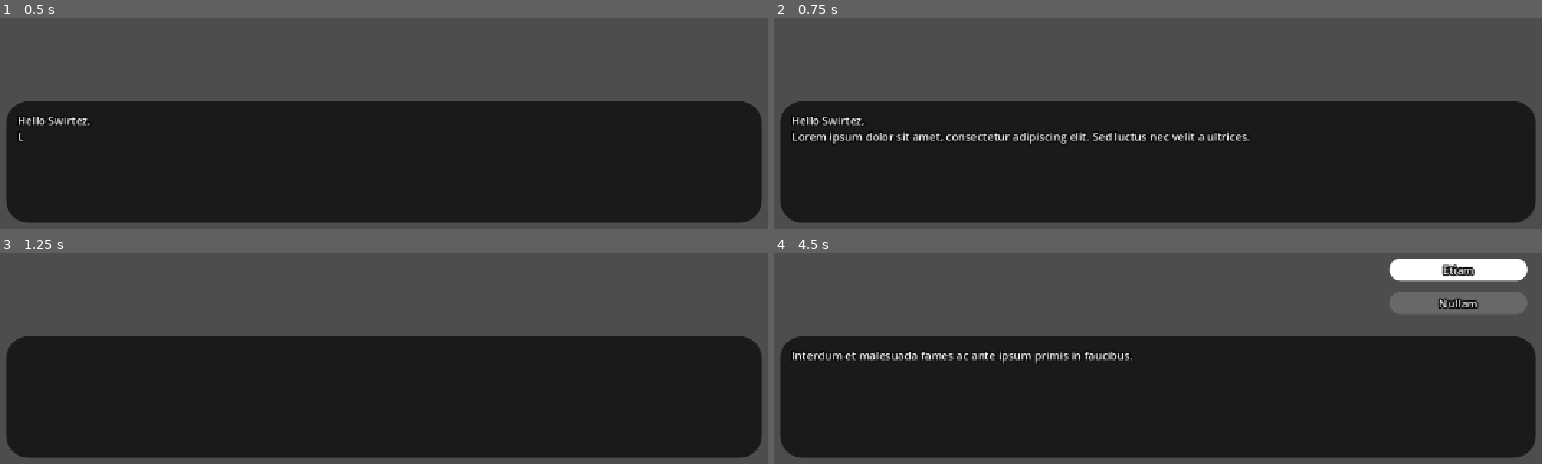
Above: before the commit, frames 1-4 (two rows, left to right).
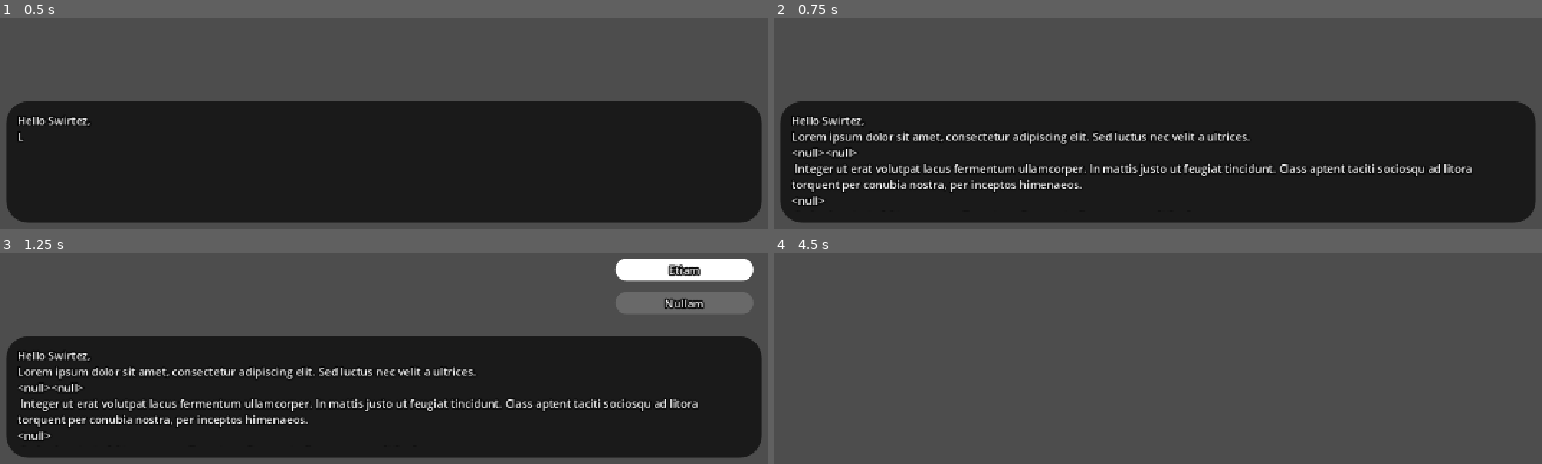
Above: after the commit, the same moments.

Repository: master172/NewDialogueSystem
Game: Godot game, scene res://tests/dialogue_testing.tscn
Same seed, same stepped clock (60 frames per second), same inputs: the game is played once before the commit and once after it. The project has no main scene, so this scene is started directly.
Inputs:
- Up to frame 1 (0.5 s): no input
- Up to frame 2 (0.75 s): tap Enter (ui_accept) at 0.5 s; hold Up (ui_up) from 0.53 s (still down)
- Up to frame 3 (1.25 s): keep holding Up (ui_up); tap Enter (ui_accept) at 0.77 s
- Up to frame 4 (4.5 s): tap Enter (ui_accept) at 1.25, 1.52, 2, 3.02, 3.5, 3.77, 4.25 s; release Up (ui_up) at 1.28 s; hold Down (ui_down) 1.28-2.03 s; hold Up (ui_up) 2.03-3.53 s; hold Down (ui_down) from 3.53 s (still down)

Frame 1 is identical in both runs. In frame 2, 3.0% of the frame differs, in the area x 2-91%, y 62-89%; in frame 3, 8.0%; in frame 4, 60%, in the area x 0-100%, y 2-98%.
Error after the commit: Assertion failed: Expeceted expression. (res://src/dialogue_expression_evaluator/parser/DEParser.gd:48)

Commit message:
try integrating the text parser (buggy currently)

Diff:
--- a/src/runtime/dialogue_runtime.gd
+++ b/src/runtime/dialogue_runtime.gd
@@ -42,7 +42,6 @@
 var dialogue_context:DialogueContext = DialogueContext.new()
 
 func _ready() -> void:
-	VariableParser.init_symbol_regex()
 	current_state = STATES.INACTIVE
 
 	dialogue_context.dialog_box_interface = dialog_box
--- a/src/runtime/dialogue_runtime.tscn
+++ b/src/runtime/dialogue_runtime.tscn
@@ -10,6 +10,7 @@
 [ext_resource type="Script" uid="uid://dftq1ftjsoeam" path="res://src/runtime/expression_interface.gd" id="8_dofin"]
 [ext_resource type="Script" uid="uid://cwaxatpba6s8c" path="res://src/dialogue_expression_evaluator/expression_evaluator.gd" id="9_t8sqj"]
 [ext_resource type="Script" uid="uid://d3ojvsud7670m" path="res://src/dialogue_expression_evaluator/evaluator/DEEvaluator.gd" id="10_u26y0"]
+[ext_resource type="Script" uid="uid://b1hdyxcce5bv3" path="res://src/runtime/text_parser_interface.gd" id="11_u26y0"]
 
 [sub_resource type="StyleBoxFlat" id="StyleBoxFlat_34jt8"]
 bg_color = Color(0.101960786, 0.101960786, 0.101960786, 1)
@@ -134,3 +135,6 @@
 [node name="DEEvaluator" type="Node" parent="ExpressionInterface" unique_id=892546741]
 script = ExtResource("10_u26y0")
 metadata/_custom_type_script = "uid://d3ojvsud7670m"
+
+[node name="TextParserInterface" type="Node" parent="." unique_id=1731786588]
+script = ExtResource("11_u26y0")
--- /dev/null
+++ b/src/runtime/text_parser_interface.gd
@@ -0,0 +1,89 @@
+extends Node
+class_name TextParser
+
+class TextSource:
+	var start:int = -1
+	var pos:int = -1
+	var text:String = ""
+	var context:DialogueContext
+
+	func _init(begin:int,position:int,input:String,requirements:DialogueContext) -> void:
+		start = begin
+		pos = position
+		text = input
+		context = requirements
+
+static func parse(text:String,context:DialogueContext)->String:
+	var source:TextSource = TextSource.new(0,0,text,context)
+	var returning_parts:PackedStringArray
+
+	while is_in_bounds(source):
+		returning_parts.append(parse_loop(source))
+
+	var returning_string:String = "".join(returning_parts)
+
+	return returning_string
+
+static func parse_loop(source:TextSource)->String:
+	source.start = source.pos
+	var current_char:String = source.text[source.pos]
+	match current_char:
+		"{":
+			return parse_variables(source)
+		"[":
+			return parse_expressions(source)
+		_:
+			return parse_text(source)
+
+static func parse_expressions(source:TextSource)->String:
+	var end_found:bool = false
+
+	while is_in_bounds(source):
+		var c:String = source.text[source.pos]
+		if c == "]":
+			end_found = true
+			source.pos += 1
+			break
+
+		source.pos += 1
+
+	if not end_found:
+		push_error("expression declaration not terminated with ]")
+		return ""
+
+	var expression:String =  source.text.substr(source.start + 1, (source.pos -source.start) -2)
+	return str(source.context.expression_interface.evaluate(expression))
+
+static func parse_text(source:TextSource)->String:
+	while is_in_bounds(source):
+		var c:String = source.text[source.pos]
+		if is_non_expression_character(c):
+			break
+		source.pos += 1
+
+	return source.text.substr(source.start,source.pos-source.start)
+
+static func parse_variables(source:TextSource)->String:
+	var end_found:bool = false
+
+	while is_in_bounds(source):
+		var c:String = source.text[source.pos]
+		if c == "}":
+			end_found = true
+			source.pos += 1
+			break
+
+		source.pos += 1
+
+	if not end_found:
+		push_error("variable declaration not terminated with }")
+		return ""
+
+	var identifier_name:String =  source.text.substr(source.start + 1, (source.pos -source.start) -2)
+	return str(source.context.variable_interface.get_from_dictionary(identifier_name))
+
+static func is_non_expression_character(c:String)->bool:
+	return c == "{" or c == "["
+
+static func is_in_bounds(source:TextSource)->bool:
+	return source.pos < source.text.length()
--- a/src/runtime/variable_interface.gd
+++ b/src/runtime/variable_interface.gd
@@ -67,3 +67,27 @@
 	var last:int = path.size() -1
 	var key:String = path[last]
 	return pointer.has(key)
+
+func erase_from_dictionary(input:String)->bool:
+	var path:PackedStringArray = input.split(".")
+	var pointer:Dictionary = variables
+
+	if path.is_empty():
+		push_error("empty path provided")
+		return false
+
+	if path.size() == 1:
+		return variables.erase(path[0])
+
+	for i:int in path.size() - 1:
+		if !pointer.has(path[i]):
+			return false
+
+		if !(pointer[path[i]] is Dictionary):
+			push_error("value in path is not dictionary")
+			return false
+
+		pointer = pointer[path[i]]
+
+	var key:String = path[path.size() - 1]
+	return pointer.erase(key)
--- a/src/script_templates/dialogue_nodes/core_nodes/dialogue_event_node.gd
+++ b/src/script_templates/dialogue_nodes/core_nodes/dialogue_event_node.gd
@@ -6,17 +6,17 @@
 
 func _enter(context:DialogueContext)->void:
 	var arguement_list:Array[Variant] = build_arguement_list(arguements,context)
-	context.event_interface.broadcast(VariableParser.replace_symbols(event_name,context.variable_interface),arguement_list)
+	context.event_interface.broadcast(TextParser.parse(event_name,context),arguement_list)
 
 func build_arguement_list(args:Dictionary[String,Variant],context:DialogueContext)->Array[Variant]:
 	var returning_list:Array[Variant] = []
 
 	for i:String in args.keys():
-		var result:Variant = VariableParser.replace_symbols(args[i],context.variable_interface)
-		if args[i] is String:
-			returning_list.append(result)
+		var value:Variant = args[i]
+		if value is String:
+			returning_list.append(TextParser.parse(value,context))
 		else:
-			returning_list.append(args[i])
+			returning_list.append(value)
 
 	return returning_list
 
--- a/src/script_templates/dialogue_nodes/core_nodes/dialogue_options_node.gd
+++ b/src/script_templates/dialogue_nodes/core_nodes/dialogue_options_node.gd
@@ -29,7 +29,7 @@
 
 func create_option_resource(option:DialogueOptionResource,context:DialogueContext)->UIOptionResource:
 	var returning_option:UIOptionResource = UIOptionResource.new()
-	returning_option.text = VariableParser.replace_symbols(option.text,context.variable_interface)
+	returning_option.text = TextParser.parse(option.text,context)
 	if not option.disabled_condtion.is_empty():
 		returning_option.disabled = context.expression_interface.evaluate(option.disabled_condtion)
 	else:
--- a/src/script_templates/dialogue_nodes/core_nodes/dialogue_text_node.gd
+++ b/src/script_templates/dialogue_nodes/core_nodes/dialogue_text_node.gd
@@ -9,7 +9,7 @@
 	if not context.dialog_box_interface.advance_signal.is_connected(advance_signal_recieved):
 		context.dialog_box_interface.advance_signal.connect(advance_signal_recieved)
 
-	var parsed_text:String = VariableParser.replace_symbols(text,context.variable_interface)
+	var parsed_text:String = TextParser.parse(text,context)
 	context.dialog_box_interface.display_dialog(parsed_text)
 
 
--- /dev/null
+++ b/tests/text_parser_text.gd
@@ -0,0 +1,18 @@
+extends Node2D
+
+@export var dialogue_expression_interface: DialogueExpressionInterface
+@export var dialogue_variable_interface: DialogueVariableInterface
+
+@export_multiline() var input:String
+var context:DialogueContext = DialogueContext.new()
+
+# Called when the node enters the scene tree for the first time.
+func _ready() -> void:
+	context.expression_interface = dialogue_expression_interface
+	context.variable_interface = dialogue_variable_interface
+	print(TextParser.parse(input,context))
+
+
+# Called every frame. 'delta' is the elapsed time since the previous frame.
+func _process(delta: float) -> void:
+	pass
--- /dev/null
+++ b/tests/text_parser_text.tscn
@@ -0,0 +1,37 @@
+[gd_scene format=3 uid="uid://c8f85j82xai6a"]
+
+[ext_resource type="Script" uid="uid://btaxyq6gsn10e" path="res://tests/text_parser_text.gd" id="1_gbtmc"]
+[ext_resource type="Script" uid="uid://dftq1ftjsoeam" path="res://src/runtime/expression_interface.gd" id="2_8pdqh"]
+[ext_resource type="Script" uid="uid://d3ojvsud7670m" path="res://src/dialogue_expression_evaluator/evaluator/DEEvaluator.gd" id="3_5iphi"]
+[ext_resource type="Script" uid="uid://cwaxatpba6s8c" path="res://src/dialogue_expression_evaluator/expression_evaluator.gd" id="4_i3otr"]
+[ext_resource type="Script" uid="uid://lntjjdet2rvp" path="res://src/runtime/variable_interface.gd" id="5_dcwm0"]
+
+[node name="text_parser_test" type="Node2D" unique_id=1436750085 node_paths=PackedStringArray("dialogue_expression_interface", "dialogue_variable_interface")]
+script = ExtResource("1_gbtmc")
+dialogue_expression_interface = NodePath("DialogueExpressionInterface")
+dialogue_variable_interface = NodePath("DialogueVariableInterface")
+input = "hello {my.name} did you know that saying your name is swirtez would be [{my.name} == \"swirtez\"], also  120.9 / 26.5 * 18.3 is [120.9 / 26.5 * 18.3]"
+
+[node name="DialogueExpressionInterface" type="Node" parent="." unique_id=442410935 node_paths=PackedStringArray("dialogue_expression_evaluator", "de_evaluator")]
+script = ExtResource("2_8pdqh")
+dialogue_expression_evaluator = NodePath("DialogueExpressionEvaluator")
+de_evaluator = NodePath("DEEvaluator")
+metadata/_custom_type_script = "uid://dftq1ftjsoeam"
+
+[node name="DEEvaluator" type="Node" parent="DialogueExpressionInterface" unique_id=1253674011]
+script = ExtResource("3_5iphi")
+metadata/_custom_type_script = "uid://d3ojvsud7670m"
+
+[node name="DialogueExpressionEvaluator" type="Node" parent="DialogueExpressionInterface" unique_id=714920296 node_paths=PackedStringArray("variable_interface")]
+script = ExtResource("4_i3otr")
+variable_interface = NodePath("../../DialogueVariableInterface")
+metadata/_custom_type_script = "uid://cwaxatpba6s8c"
+
+[node name="DialogueVariableInterface" type="Node" parent="." unique_id=577052945]
+script = ExtResource("5_dcwm0")
+variables = Dictionary[String, Variant]({
+"my": {
+"name": "Master"
+}
+})
+metadata/_custom_type_script = "uid://lntjjdet2rvp"
Not shown, added: src/runtime/text_parser_interface.gd.uid
Not shown, added: tests/text_parser_text.gd.uid
